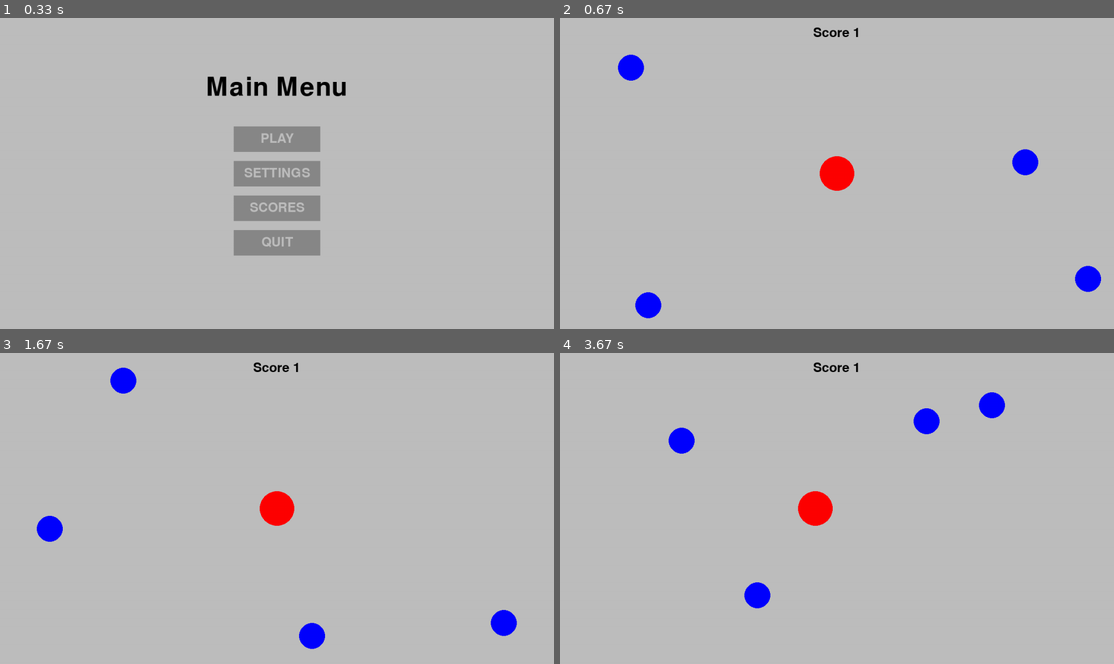
Above: before the commit, frames 1-4 (two rows, left to right).
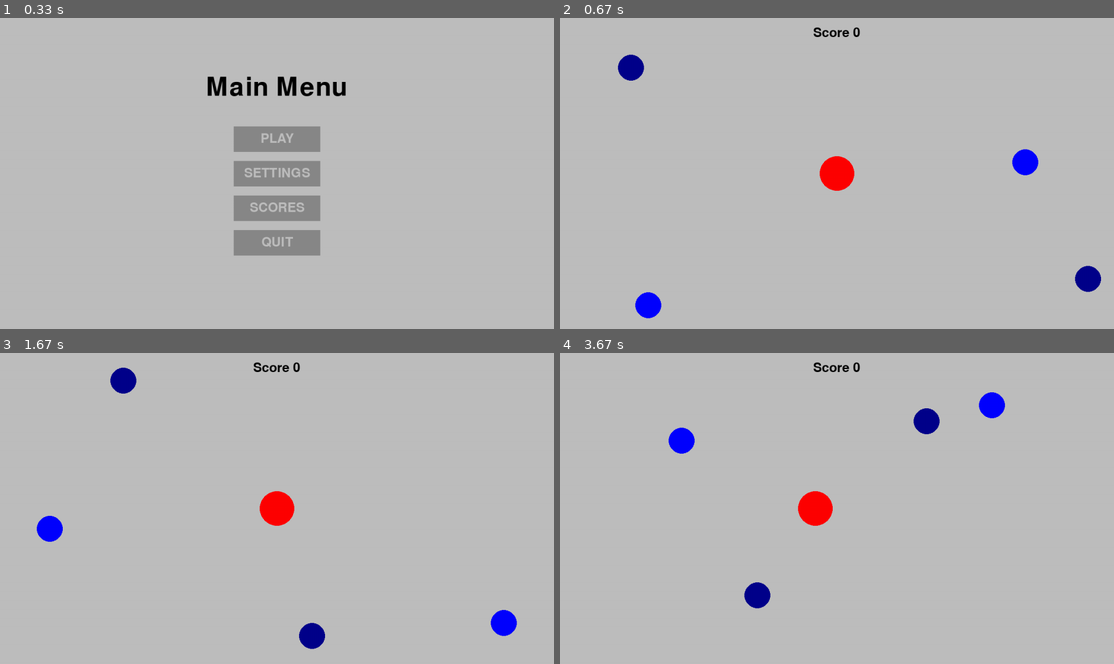
Above: after the commit, the same moments.

Repository: EricNohara/PyGame-Circumventor
Game: pygame game, started from betagame.py
Two runs of this game, one before a commit and one after it. Both use one fixed random seed, a clock stepped at 60 frames per second and the inputs below.
Inputs (mouse positions are in pixels of both pictures, inside the frame that each line leads up to):
- Up to frame 1 (0.33 s): no input
- Up to frame 2 (0.67 s): click "PLAY" at 0.38 s
- Up to frame 3 (1.67 s): hold Right 0.67-1.13 s; move the mouse to (277, 530) at 0.7 s; tap Enter at 1.5 s
- Up to frame 4 (3.67 s): hold Right 1.83-2.3 s; hold Left 2.33-2.87 s; click "RESTART" at 3.28 s; hold Left from 3.57 s (still down)

Frame 1 is identical in both runs. In frame 2, 0.7% of the frame differs, in the area x 10-98%, y 2-89%; in frame 3, 0.7%; in frame 4, 0.7%.

Commit message:
changed way that scoring works

Diff:
--- a/betagame.py
+++ b/betagame.py
@@ -11,7 +11,7 @@
 projectile_left = projectile_right = projectile_top = projectile_bottom = False
 projectile_radius = 30
 player_pos = pg.Vector2(screen.get_width() / 2, screen.get_height() / 2)
-score = 0
+score = -2
 
 font = pg.font.Font('freesansbold.ttf', 30)
 header_font = pg.font.Font('freesansbold.ttf', 60)
@@ -74,22 +74,23 @@
             projectile_right = False
 
     if projectile_top == False:
+        score += 1
         projectile_top_pos = (random.randint(0, WIDTH),0)
-        circle_top = pg.draw.circle(screen, "blue", projectile_top_pos, projectile_radius)
+        circle_top = pg.draw.circle(screen, "dark blue", projectile_top_pos, projectile_radius)
         projectile_top = True
     elif projectile_top == True:
         projectile_top_pos = (projectile_top_pos[0], projectile_top_pos[1]+(HEIGHT/100))
-        circle_top = pg.draw.circle(screen, "blue", projectile_top_pos, projectile_radius)
+        circle_top = pg.draw.circle(screen, "dark blue", projectile_top_pos, projectile_radius)
         if projectile_top_pos[1] > HEIGHT:
             projectile_top = False
 
     if projectile_bottom == False:
         projectile_bottom_pos = (random.randint(0, WIDTH),HEIGHT)
-        circle_bottom = pg.draw.circle(screen, "blue", projectile_bottom_pos, projectile_radius)
+        circle_bottom = pg.draw.circle(screen, "dark blue", projectile_bottom_pos, projectile_radius)
         projectile_bottom = True
     elif projectile_bottom == True:
         projectile_bottom_pos = (projectile_bottom_pos[0], projectile_bottom_pos[1]-(HEIGHT/100))
-        circle_bottom = pg.draw.circle(screen, "blue", projectile_bottom_pos, projectile_radius)
+        circle_bottom = pg.draw.circle(screen, "dark blue", projectile_bottom_pos, projectile_radius)
         if projectile_bottom_pos[1] < 0:
             projectile_bottom = False
 
@@ -99,7 +100,7 @@
     global projectile_left, projectile_right, projectile_top, projectile_bottom, player_pos, score
     projectile_left = projectile_right = projectile_top = projectile_bottom = False
     player_pos = pg.Vector2(screen.get_width() / 2, screen.get_height() / 2)
-    score = 0
+    score = -2
 
 ###################################################################################################################
 # GAME LOOP
